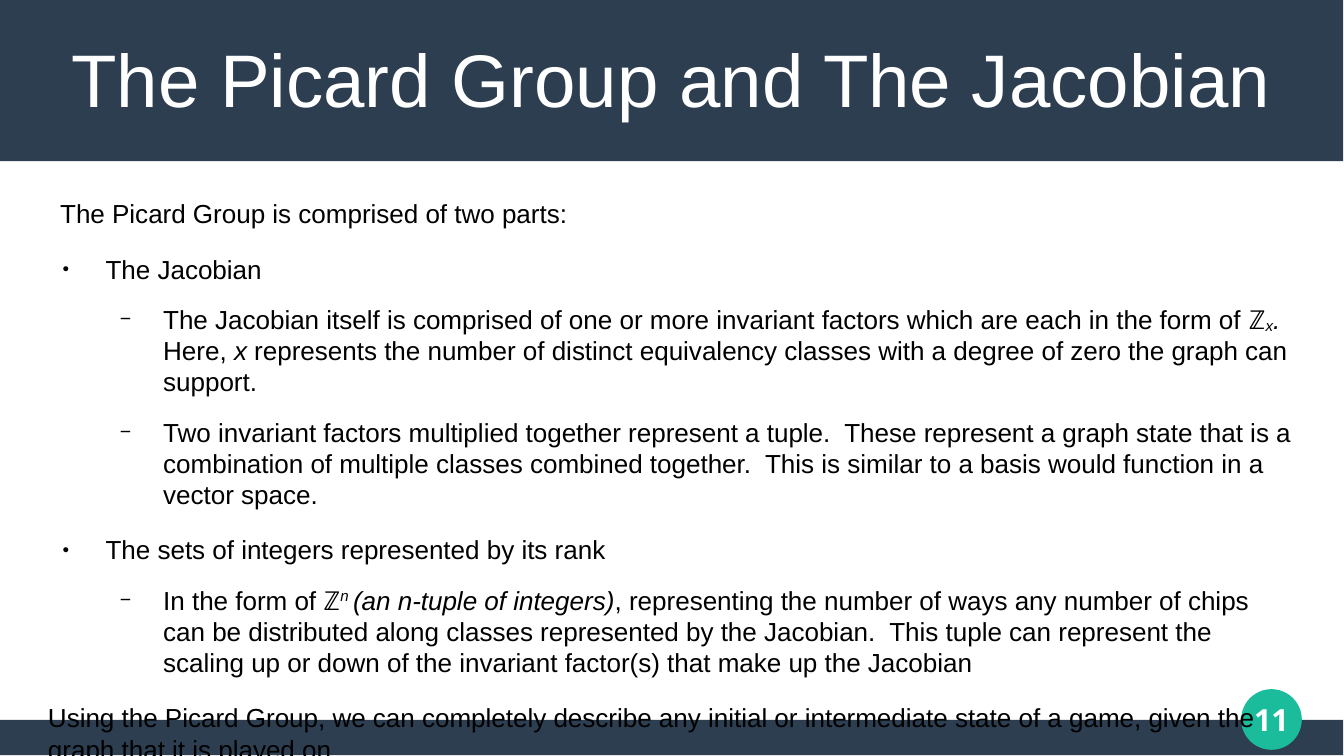
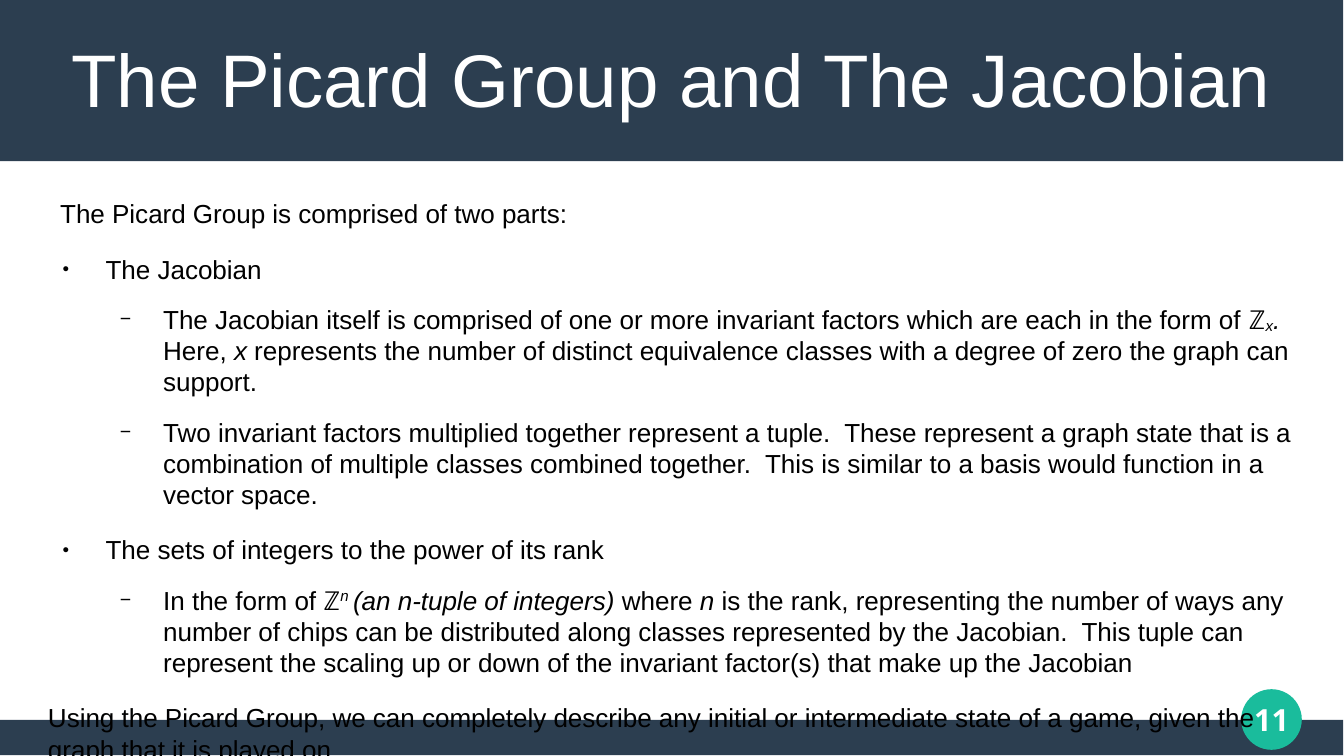
Before and after one commit to matthew-pisano/ChipFiring, a slide deck: slide 11 of Docs/JMMPresentation.pptx. Drawn at 1344x756 pixels with LibreOffice and Linux fonts; fonts in the diff are those of the drawing. Boxes give left, top, right and bottom in pixels: in the first picture for what was removed or moved away, otherwise in the second. Text is boxed around its words. In the diff, an @@ line names an element or a change of style, - is before the commit and + after.

```diff
--- a/Docs/JMMPresentation.pptx
+++ b/Docs/JMMPresentation.pptx
@@ text at <box>163,310,1289,397</box>: text changed @@
-  − The Jacobian itself is comprised of one or more invariant factors which are each in the form of ℤx. Here, x represents the number of distinct equivalency classes with a degree of zero the graph can support.
+  − The Jacobian itself is comprised of one or more invariant factors which are each in the form of ℤx. Here, x represents the number of distinct equivalence classes with a degree of zero the graph can support.
@@ text at <box>106,540,1284,678</box>: text changed @@
-● The sets of integers represented by its rank
-  − In the form of ℤn (an n-tuple of integers), representing the number of ways any number of chips can be distributed along classes represented by the Jacobian. This tuple can represent the scaling up or down of the invariant factor(s) that make up the Jacobian
+● The sets of integers to the power of its rank
+  − In the form of ℤn (an n-tuple of integers) where n is the rank, representing the number of ways any number of chips can be distributed along classes represented by the Jacobian. This tuple can represent the scaling up or down of the invariant factor(s) that make up the Jacobian
```
Also in this commit, not shown: 6 other slides changed, 1 slide added, 11 other files.
